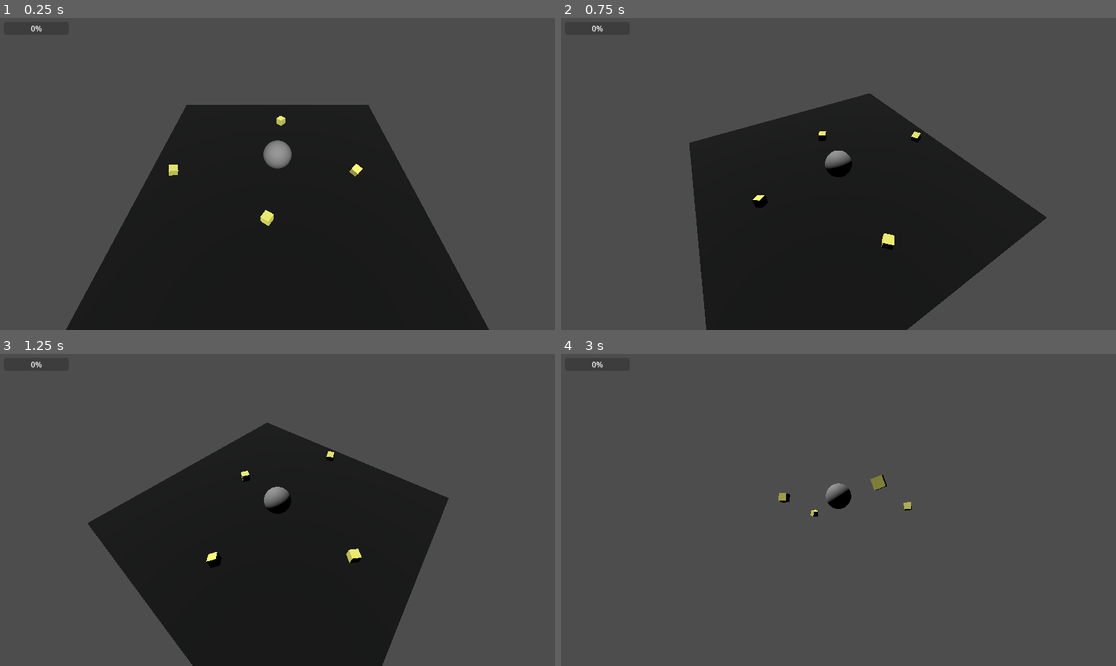
Above: before the commit, frames 1-4 (two rows, left to right).
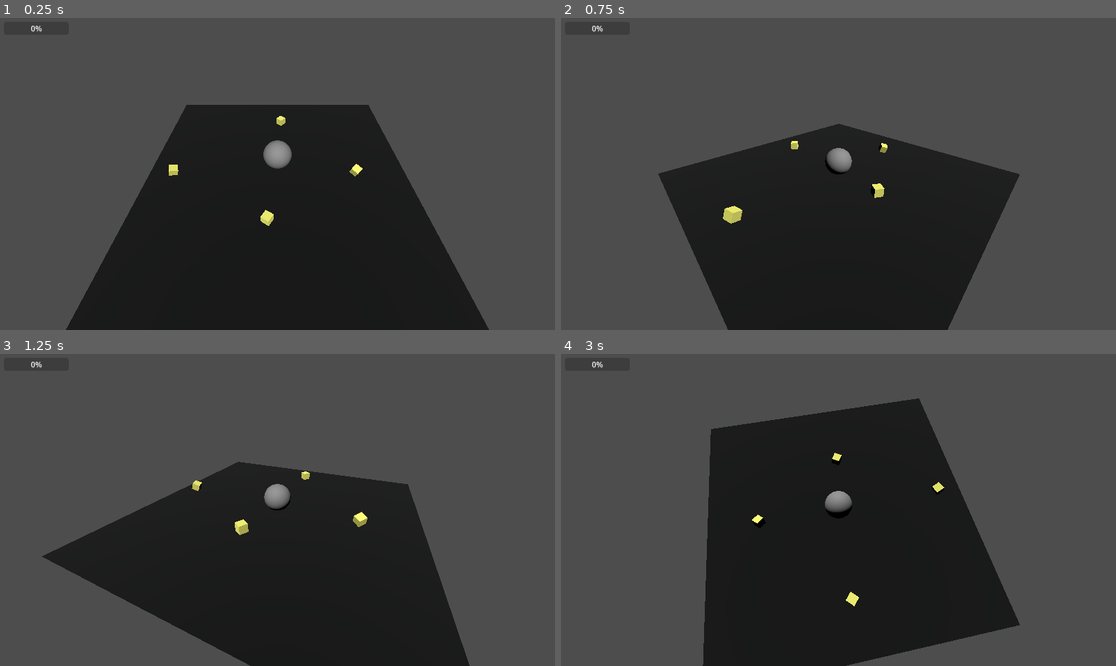
Above: after the commit, the same moments.

Repository: motionnblur/3d-prototype-godot
Game: Godot game, scene res://scenes/node_3d.tscn
The game is run twice, just before and just after one commit, with the same random seed, the same clock (stepped at 60 frames per second) and the same inputs. The project has no main scene, so this scene is started directly.
Inputs (mouse positions are in pixels of both pictures, inside the frame that each line leads up to):
- Up to frame 1 (0.25 s): no input
- Up to frame 2 (0.75 s): move the mouse to (960, 158) at 0.52 s; hold Right mouse button (Right_Click) from 0.53 s (still down)
- Up to frame 3 (1.25 s): keep holding Right mouse button (Right_Click)
- Up to frame 4 (3 s): move the mouse to (727, 525) at 1.27 s; release Right mouse button (Right_Click) at 1.28 s; right-click (727, 525) at 1.35 s; move the mouse to (894, 441) at 2.02 s; hold Right mouse button (Right_Click) 2.03-2.78 s; move the mouse to (810, 572) at 2.77 s; right-click (810, 572) at 2.85 s

Frame 1 is identical in both runs. In frame 2, 7.8% of the frame differs, in the area x 17-88%, y 24-100%; in frame 3, 11%; in frame 4, 38%, in the area x 25-83%, y 14-100%.

Commit message:
Clamp works

Diff:
--- a/scenes/node_3d.tscn
+++ b/scenes/node_3d.tscn
@@ -13,7 +13,7 @@
 [node name="Node3D" type="Node3D"]
 
 [node name="Player" parent="." instance=ExtResource("1_oah0k")]
-script = null
+speed = 0.0
 
 [node name="Terrain" parent="." instance=ExtResource("2_5305b")]
 
--- a/scripts/cam_pivot.gd
+++ b/scripts/cam_pivot.gd
@@ -15,8 +15,10 @@
 func _process(delta: float) -> void:
 	if !isRightClick: return
 
-	rotate_x(-deltaMouse.y*delta*0.2)
-	rotate_y(-deltaMouse.x*delta*0.2)
+	var xRot = rotation_degrees.x - deltaMouse.y * delta * 8
+	var yRot = rotation_degrees.y - deltaMouse.x * delta * 8
 
-	global_rotation.x = clamp(global_rotation.x, -0.4, 0.5)
-	print(global_rotation)
+	xRot = clamp(xRot, -20, 20)
+	#yRot = clamp(yRot, 0, 90)
+
+	rotation_degrees = Vector3(xRot, yRot, rotation_degrees.z)
